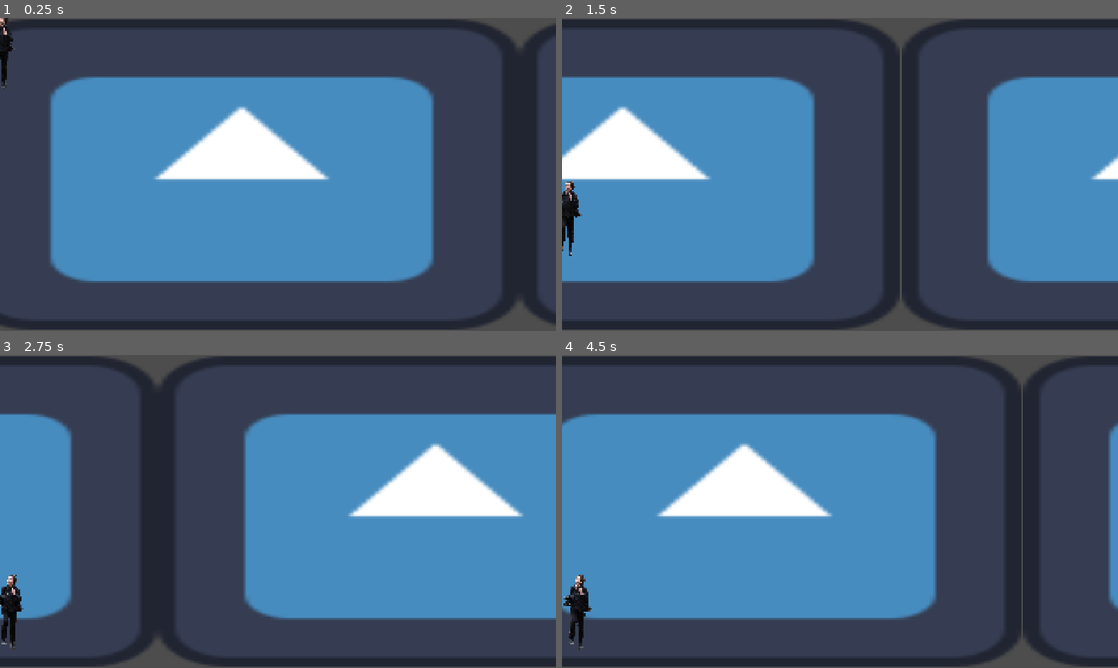
Above: before the commit, frames 1-4 (two rows, left to right).
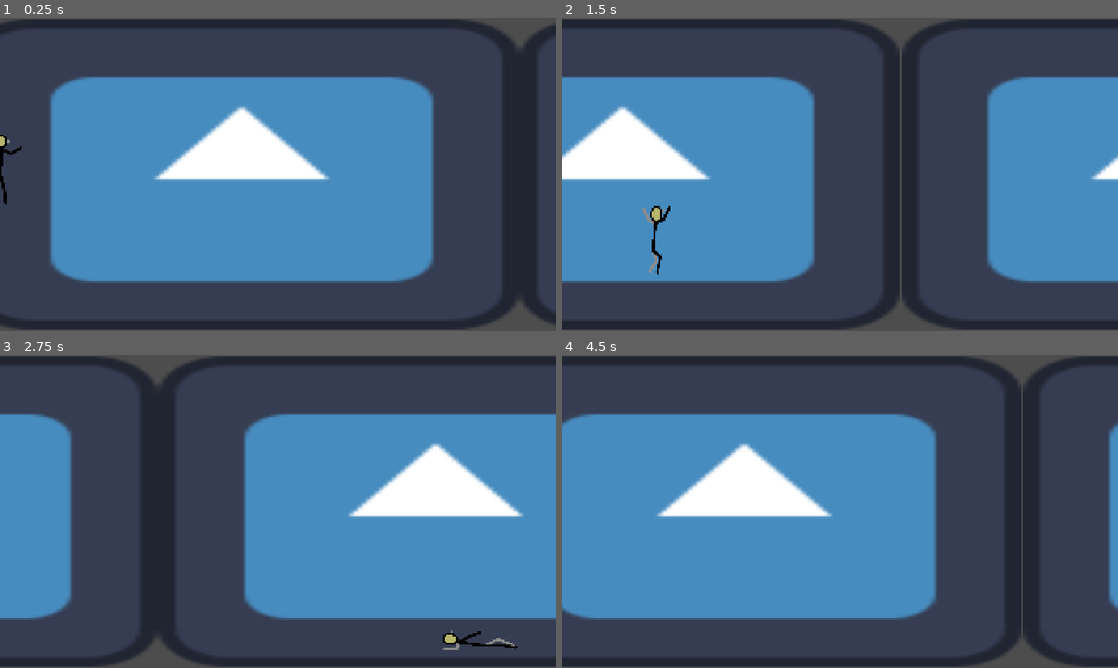
Above: after the commit, the same moments.

Repository: Ahzzak/Enjam2026_Grp5
Game: Godot game, scene res://scenes/world.tscn
Same seed, same stepped clock (60 frames per second), same inputs: the game is played once before the commit and once after it. The engine's default icon, where the game draws it, is replaced by a stand-in: a white triangle on a blue panel in a dark square.
Inputs:
- Up to frame 1 (0.25 s): no input
- Up to frame 2 (1.5 s): hold Ctrl (Slide) 0.53-1.28 s; tap Space (Jump) at 0.77, 0.8, 1.07, 1.35 s
- Up to frame 3 (2.75 s): tap Space (Jump) at 1.52, 1.82, 2.3 s; tap Ctrl (Slide) at 1.55 s; hold D (MoveLeft, bound only before the commit) from 2.03 s (still down); hold Ctrl (Slide) from 2.03 s (still down)
- Up to frame 4 (4.5 s): release D (MoveLeft, bound only before the commit) at 2.78 s; release Ctrl (Slide) at 2.78 s; tap Ctrl (Slide) at 2.85, 4.35 s; tap Space (Jump) at 3.02, 3.32 s; hold Space (Jump) 3.53-4.28 s; hold D (MoveLeft, bound only before the commit) from 4.28 s (still down)

The runs differ from the first frame. In frame 1, 0.5% of the frame differs, in the area x 0-4%, y 0-60%; in frame 2, 0.8%; in frame 3, 0.9%, in the area x 0-94%, y 70-95%; in frame 4, 0.6%.

Commit message:
feat(player) : controler

Diff:
--- a/enjam-2026/new_script.gd
+++ /dev/null
@@ -1,13 +0,0 @@
-extends Node
-
-
-# Called when the node enters the scene tree for the first time.
-func _enter_tree() -> void:
-
-func _ready() -> void:
-	pass # Replace with function body.
-
-
-# Called every frame. 'delta' is the elapsed time since the previous frame.
-func _process(delta: float) -> void:
-	pass
--- a/enjam-2026/prefabs/player.tscn
+++ b/enjam-2026/prefabs/player.tscn
@@ -1,21 +1,114 @@
 [gd_scene format=3 uid="uid://c0o3frsrsxts4"]
 
 [ext_resource type="Script" uid="uid://c2dqnulv6s8vl" path="res://scripts/player.gd" id="1_4dohe"]
-[ext_resource type="Texture2D" uid="uid://bku4nmx6ar351" path="res://visuals/615-6151326_sad-keanu-png.png" id="1_72ieh"]
+[ext_resource type="Texture2D" uid="uid://d0r3vc2yxw26" path="res://visuals/Character/SP_Dive.png" id="2_8rb0w"]
+[ext_resource type="Texture2D" uid="uid://beh01x34vu50r" path="res://visuals/Character/SP_Fall.png" id="3_sd3sa"]
+[ext_resource type="Texture2D" uid="uid://c54r0tmprgsg2" path="res://visuals/Character/SP_Idle_1.png" id="4_m2qjg"]
+[ext_resource type="Texture2D" uid="uid://djaggm3vjnurp" path="res://visuals/Character/SP_Idle_2.png" id="5_llb5v"]
+[ext_resource type="Texture2D" uid="uid://cdijuqlqaqgph" path="res://visuals/Character/SP_Jump.png" id="6_x0bak"]
+[ext_resource type="Texture2D" uid="uid://v5vlgde7cx5b" path="res://visuals/Character/SP_Run_1.png" id="7_lulei"]
+[ext_resource type="Texture2D" uid="uid://b10f8kerkdvk1" path="res://visuals/Character/SP_Run_2.png" id="8_edtk3"]
+[ext_resource type="Texture2D" uid="uid://c4xcfsxlkgu1u" path="res://visuals/Character/SP_Run_3.png" id="9_q2wkl"]
+[ext_resource type="Texture2D" uid="uid://cdwnl0mtnmwx5" path="res://visuals/Character/SP_Run_4.png" id="10_f2e50"]
+[ext_resource type="Texture2D" uid="uid://kk57ivyboc6i" path="res://visuals/Character/SP_Slide.png" id="11_22xyk"]
 
 [sub_resource type="CapsuleShape2D" id="CapsuleShape2D_xti4w"]
-radius = 110.0
-height = 520.0
+radius = 55.0
+height = 260.0
 
-[node name="PlayerCharacter" type="CharacterBody2D" unique_id=776062280 node_paths=PackedStringArray("sprite")]
-scale = Vector2(0.5, 0.5)
+[sub_resource type="CapsuleShape2D" id="CapsuleShape2D_4dohe"]
+radius = 50.0
+height = 220.0
+
+[sub_resource type="SpriteFrames" id="SpriteFrames_stj53"]
+animations = [{
+"frames": [{
+"duration": 1.0,
+"texture": ExtResource("2_8rb0w")
+}],
+"loop": 1,
+"name": &"dive",
+"speed": 5.0
+}, {
+"frames": [{
+"duration": 1.0,
+"texture": ExtResource("3_sd3sa")
+}],
+"loop": 1,
+"name": &"fall",
+"speed": 5.0
+}, {
+"frames": [{
+"duration": 1.0,
+"texture": ExtResource("4_m2qjg")
+}, {
+"duration": 1.0,
+"texture": ExtResource("5_llb5v")
+}],
+"loop": 1,
+"name": &"idle",
+"speed": 3.0
+}, {
+"frames": [{
+"duration": 1.0,
+"texture": ExtResource("6_x0bak")
+}],
+"loop": 1,
+"name": &"jump",
+"speed": 5.0
+}, {
+"frames": [{
+"duration": 1.0,
+"texture": ExtResource("7_lulei")
+}, {
+"duration": 1.0,
+"texture": ExtResource("8_edtk3")
+}, {
+"duration": 1.0,
+"texture": ExtResource("9_q2wkl")
+}, {
+"duration": 1.0,
+"texture": ExtResource("10_f2e50")
+}],
+"loop": 1,
+"name": &"run",
+"speed": 12.0
+}, {
+"frames": [{
+"duration": 1.0,
+"texture": ExtResource("11_22xyk")
+}],
+"loop": 1,
+"name": &"slide",
+"speed": 5.0
+}]
+
+[sub_resource type="RectangleShape2D" id="RectangleShape2D_stj53"]
+size = Vector2(100, 150)
+
+[node name="PlayerCharacter" type="CharacterBody2D" unique_id=776062280]
 script = ExtResource("1_4dohe")
-sprite = NodePath("Sprite2D")
 
-[node name="Sprite2D" type="Sprite2D" parent="." unique_id=749314132]
-position = Vector2(-1, 0)
-scale = Vector2(0.2, 0.2)
-texture = ExtResource("1_72ieh")
+[node name="StandShape" type="CollisionShape2D" parent="." unique_id=1606157982]
+position = Vector2(0, -130)
+shape = SubResource("CapsuleShape2D_xti4w")
 
-[node name="CollisionShape2D" type="CollisionShape2D" parent="." unique_id=1606157982]
-shape = SubResource("CapsuleShape2D_xti4w")
+[node name="SlideShape" type="CollisionShape2D" parent="." unique_id=770211664]
+position = Vector2(0, -50)
+rotation = 1.5707964
+shape = SubResource("CapsuleShape2D_4dohe")
+disabled = true
+
+[node name="Visual" type="Node2D" parent="." unique_id=418003249]
+
+[node name="Sprite" type="AnimatedSprite2D" parent="Visual" unique_id=226771862]
+sprite_frames = SubResource("SpriteFrames_stj53")
+animation = &"idle"
+autoplay = "idle"
+frame_progress = 0.44645125
+offset = Vector2(0, -128)
+
+[node name="CeilingCheck" type="ShapeCast2D" parent="." unique_id=280805867]
+position = Vector2(0, -185)
+shape = SubResource("RectangleShape2D_stj53")
+target_position = Vector2(0, 0)
--- a/enjam-2026/project.godot
+++ b/enjam-2026/project.godot
@@ -24,13 +24,13 @@
 
 [input]
 
-MoveLeft={
+Stop={
 "deadzone": 0.2,
-"events": [Object(InputEventKey,"resource_local_to_scene":fa …(141 unchanged characters)… ":false,"keycode":0,"physical_keycode":68,"key_label":0,"unicode":100,"location":0,"echo":false,"script":null)
+"events": [Object(InputEventKey,"resource_local_to_scene":fa …(141 unchanged characters)… ":false,"keycode":0,"physical_keycode":65,"key_label":0,"unicode":113,"location":0,"echo":false,"script":null)
 , Object(InputEventKey,"resource_local_to_scene":false,"resource_name":"","device":-1,"window_id":0,"alt_pressed":false …(186 unchanged characters)…
 ]
 }
-MoveRight={
+Run={
 "deadzone": 0.2,
 "events": [Object(InputEventKey,"resource_local_to_scene":false,"resource_name":"","device":-1,"window_id":0,"alt_press …(192 unchanged characters)…
 , Object(InputEventKey,"resource_local_to_scene":false,"resource_name":"","device":-1,"window_id":0,"alt_pressed":false …(186 unchanged characters)…
--- /dev/null
+++ b/enjam-2026/scenes/player_sandbox.tscn
@@ -0,0 +1,60 @@
+[gd_scene format=3 uid="uid://bl8ffqiouers8"]
+
+[ext_resource type="PackedScene" uid="uid://c0o3frsrsxts4" path="res://prefabs/player.tscn" id="1_4d21g"]
+[ext_resource type="Script" uid="uid://bhxnd15of8akm" path="res://scripts/player_sandbox.gd" id="1_6twx4"]
+[ext_resource type="Texture2D" uid="uid://q5hq7v7s00g" path="res://icon.svg" id="3_yla5c"]
+[ext_resource type="Script" uid="uid://cg7r1nj3beiwb" path="res://scripts/run_camera.gd" id="4_6bre8"]
+
+[sub_resource type="WorldBoundaryShape2D" id="WorldBoundaryShape2D_6twx4"]
+
+[sub_resource type="RectangleShape2D" id="RectangleShape2D_1jsjn"]
+size = Vector2(300, 40)
+
+[sub_resource type="RectangleShape2D" id="RectangleShape2D_lquo2"]
+size = Vector2(400, 40)
+
+[node name="PlayerSandbox" type="Node2D" unique_id=1608617610 node_paths=PackedStringArray("player")]
+script = ExtResource("1_6twx4")
+player = NodePath("PlayerCharacter")
+
+[node name="Parallax2D" type="Parallax2D" parent="." unique_id=487314904]
+repeat_size = Vector2(1920, 0)
+
+[node name="Sprite2D" type="Sprite2D" parent="Parallax2D" unique_id=547097549]
+position = Vector2(960, 540)
+scale = Vector2(14.984374, 8.390625)
+texture = ExtResource("3_yla5c")
+
+[node name="PlayerCharacter" parent="." unique_id=776062280 instance=ExtResource("1_4d21g")]
+position = Vector2(400, 1000)
+
+[node name="Camera2D" type="Camera2D" parent="." unique_id=243611695 node_paths=PackedStringArray("player")]
+anchor_mode = 0
+script = ExtResource("4_6bre8")
+player = NodePath("../PlayerCharacter")
+
+[node name="Floor" type="StaticBody2D" parent="." unique_id=1022299534]
+
+[node name="CollisionShape2D" type="CollisionShape2D" parent="Floor" unique_id=1248932675]
+position = Vector2(0, 1020)
+shape = SubResource("WorldBoundaryShape2D_6twx4")
+
+[node name="Platform" type="StaticBody2D" parent="." unique_id=129069597]
+
+[node name="CollisionShape2D" type="CollisionShape2D" parent="Platform" unique_id=2084894293]
+position = Vector2(800, 637.11)
+shape = SubResource("RectangleShape2D_1jsjn")
+one_way_collision = true
+
+[node name="Platform2" type="StaticBody2D" parent="." unique_id=359821409]
+
+[node name="CollisionShape2D" type="CollisionShape2D" parent="Platform2" unique_id=1396905829]
+position = Vector2(800, 251)
+shape = SubResource("RectangleShape2D_1jsjn")
+one_way_collision = true
+
+[node name="LowPlatform" type="StaticBody2D" parent="." unique_id=1387572212]
+
+[node name="CollisionShape2D" type="CollisionShape2D" parent="LowPlatform" unique_id=1059849259]
+position = Vector2(1500, 840)
+shape = SubResource("RectangleShape2D_lquo2")
--- a/enjam-2026/scripts/player.gd
+++ b/enjam-2026/scripts/player.gd
@@ -1,39 +1,270 @@
+class_name Player
 extends CharacterBody2D
 
-@export var sprite : Sprite2D
-
-const SPEED = 400.0
-const JUMP_VELOCITY = -1500.0
-const GRAVITY = Vector2(0.0,3500.0)
-
-var is_moving : bool = false
+signal run_released
+signal run_resumed
+
+enum State { RUN, AIR, SLIDE, DIVE }
+
+const OFFSET_TOLERANCE := 1.0
+
+@export_group("Course")
+@export_range(0, 3000, 10, "suffix:px/s") var run_speed: float = 800.0
+
+@export_group("Saut")
+@export_range(0, 1000, 1, "suffix:px") var jump_height: float = 440.0
+@export_range(0, 1000, 1, "suffix:px") var min_jump_height: float = 110.0
+@export_range(0.05, 2.0, 0.01, "suffix:s") var time_to_apex: float = 0.3
+@export_range(0.05, 2.0, 0.01, "suffix:s") var time_to_land: float = 0.2
+
+@export_group("Slide")
+@export_range(0, 1000, 1, "suffix:px") var slide_boost_distance: float = 250.0
+@export_range(0.05, 2.0, 0.01, "suffix:s") var slide_boost_time: float = 0.4
+## Fraction de run_speed utilisée pour revenir à l'ancre.
+@export_range(0.0, 1.0, 0.01) var anchor_return_ratio: float = 0.35
+@export_range(0, 6000, 10, "suffix:px/s") var dive_speed: float = 2500.0
+@export_range(0, 1000, 1, "suffix:px") var slide_jump_boost_distance: float = 150.0
+## Avance max devant l'ancre.
+@export_range(0, 1500, 1, "suffix:px") var max_boost_offset: float = 1100.0
+## Recul max derrière l'ancre avant que le slide s'arrête.
+@export_range(0, 1000, 1, "suffix:px") var max_slide_lag: float = 0.0
+
+@export_group("Tolérances")
+@export_range(0.0, 0.5, 0.01, "suffix:s") var jump_buffer_time: float = 0.12
+@export_range(0.0, 0.5, 0.01, "suffix:s") var coyote_time: float = 0.1
+
+@export_group("Juice")
+@export var jump_stretch: Vector2 = Vector2(0.75, 1.3)
+@export var land_squash: Vector2 = Vector2(1.3, 0.7)
+@export var slide_squash: Vector2 = Vector2(1.25, 0.85)
+@export_range(0.01, 1.0, 0.01, "suffix:s") var squash_duration: float = 0.51
+
+var jump_gravity: float:
+	get:
+		return 2.0 * jump_height / (time_to_apex * time_to_apex)
+
+var fall_gravity: float:
+	get:
+		return 2.0 * jump_height / (time_to_land * time_to_land)
+
+var jump_speed: float:
+	get:
+		return 2.0 * jump_height / time_to_apex
+
+var min_jump_speed: float:
+	get:
+		return sqrt(2.0 * jump_gravity * min_jump_height)
+
+var slide_deceleration: float:
+	get:
+		return 2.0 * slide_boost_distance / (slide_boost_time * slide_boost_time)
+
+var state: State = State.RUN:
+	set(value):
+		if value == state:
+			return
+		_exit_state(state)
+		state = value
+		_enter_state(state)
+
+var is_running: bool = false
+
+## Position de course, calée sur la musique. La caméra la suit.
+var anchor_x: float:
+	get:
+		return _anchor_x
+
+var _time_since_jump_press: float = INF
+var _time_since_on_floor: float = INF
+var _anchor_x: float
+var _boost_speed: float = 0.0
+var _has_started: bool = false
+var _slide_exhausted: bool = false
+var _squash_tween: Tween
+
+var _anchor_offset: float:
+	get:
+		return position.x - _anchor_x
+
+@onready var _visual: Node2D = $Visual
+@onready var _stand_shape: CollisionShape2D = $StandShape
+@onready var _slide_shape: CollisionShape2D = $SlideShape
+@onready var _ceiling_check: ShapeCast2D = $CeilingCheck
+@onready var _sprite: AnimatedSprite2D = $Visual/Sprite
+
 
 func _ready() -> void:
-	flip_loop()
+	_anchor_x = position.x
+
+
+func _unhandled_input(event: InputEvent) -> void:
+	if event.is_action_pressed("Jump"):
+		_time_since_jump_press = 0.0
+
 
 func _physics_process(delta: float) -> void:
-	# Add the gravity.
+	_update_run_input()
+	match state:
+		State.RUN:
+			_physics_run(delta)
+		State.AIR:
+			_physics_air(delta)
+		State.SLIDE:
+			_physics_slide(delta)
+		State.DIVE:
+			_physics_dive(delta)
+
+	_update_horizontal(delta)
+	var was_on_floor := is_on_floor()
+	move_and_slide()
+	if is_on_floor() and not was_on_floor:
+		_handle_landing()
+	_update_animation()
+
+	_time_since_jump_press += delta
+	if is_on_floor():
+		_time_since_on_floor = 0.0
+	else:
+		_time_since_on_floor += delta
+
+
+func _update_run_input() -> void:
+	var pressed := Input.is_action_pressed("Run")
+	if pressed == is_running:
+		return
+	is_running = pressed
+	if is_running:
+		_has_started = true
+		run_resumed.emit()
+	else:
+		run_released.emit()
+
+
+func _physics_run(_delta: float) -> void:
+	if not Input.is_action_pressed("Slide"):
+		_slide_exhausted = false
+	if _try_jump():
+		return
 	if not is_on_floor():
-		velocity += GRAVITY * delta
-
-	# Handle jump.
-	if Input.is_action_just_pressed("Jump") and is_on_floor():
-		velocity.y = JUMP_VELOCITY
-
-	# Get the input direction and handle the movement/deceleration.
-	# As good practice, you should replace UI actions with custom gameplay actions.
-	var direction := Input.get_axis("MoveLeft", "MoveRight")
-	if direction:
-		velocity.x = direction * SPEED
-		is_moving = true
-	else:
-		velocity.x = move_toward(velocity.x, 12, SPEED)
-		is_moving = false
-
-	move_and_slide()
-
-func flip_loop():
-	await get_tree().create_timer(0.5).timeout
-	if is_moving:
-		sprite.flip_h = !sprite.flip_h
-	flip_loop()
+		state = State.AIR
+	elif Input.is_action_pressed("Slide") and not _slide_exhausted:
+		state = State.SLIDE
+
+
+func _physics_air(delta: float) -> void:
+	if _try_jump():
+		return
+	if Input.is_action_just_pressed("Slide"):
+		state = State.DIVE
+		return
+	if velocity.y < -min_jump_speed and not Input.is_action_pressed("Jump"):
+		velocity.y = -min_jump_speed
+	var current_gravity: float
+	if velocity.y < 0.0:
+		current_gravity = jump_gravity
+	else:
+		current_gravity = fall_gravity
+	velocity.y += current_gravity * delta
+	if is_on_floor():
+		state = State.RUN
+
+
+func _physics_slide(_delta: float) -> void:
+	var can_stand_up := _can_stand_up()
+	if can_stand_up and _try_jump():
+		_add_boost(slide_jump_boost_distance)
+		return
+	var exhausted := _has_started and _boost_speed <= 0.0 \
+		and _anchor_offset <= -max_slide_lag + OFFSET_TOLERANCE
+	if not is_on_floor():
+		state = State.AIR
+	elif (exhausted or not Input.is_action_pressed("Slide")) and can_stand_up:
+		_slide_exhausted = exhausted
+		state = State.RUN
+
+
+func _physics_dive(_delta: float) -> void:
+	velocity.y = dive_speed
+	if is_on_floor():
+		state = State.SLIDE
+
+
+func _try_jump() -> bool:
+	var wants_jump := _time_since_jump_press <= jump_buffer_time
+	var can_jump := _time_since_on_floor <= coyote_time
+	if not (wants_jump and can_jump):
+		return false
+	velocity.y = -jump_speed
+	_time_since_jump_press = INF
+	_time_since_on_floor = INF
+	state = State.AIR
+	_squash(jump_stretch)
+	return true
+
+
+func _can_stand_up() -> bool:
+	_ceiling_check.force_shapecast_update()
+	return not _ceiling_check.is_colliding()
+
+
+func _update_horizontal(delta: float) -> void:
+	var speed := run_speed if _has_started else 0.0
+	if _boost_speed > 0.0:
+		velocity.x = speed + _boost_speed
+		_boost_speed = maxf(_boost_speed - slide_deceleration * delta, 0.0)
+	else:
+		var return_speed := run_speed * anchor_return_ratio
+		var target_offset := -max_slide_lag if state == State.SLIDE and _has_started else 0.0
+		velocity.x = speed + clampf((target_offset - _anchor_offset) / delta, -return_speed, return_speed)
+	_anchor_x += speed * delta
+
+
+func _add_boost(distance: float) -> void:
+	if slide_deceleration <= 0.0:
+		return
+	var remaining := _boost_speed * _boost_speed / (2.0 * slide_deceleration)
+	var room := maxf(max_boost_offset - _anchor_offset - remaining, 0.0)
+	var added := minf(distance, room)
+	_boost_speed = sqrt(_boost_speed * _boost_speed + 2.0 * slide_deceleration * added)
+
+
+func _update_animation() -> void:
+	match state:
+		State.RUN:
+			_sprite.play("run" if _has_started else "idle")
+		State.AIR:
+			_sprite.play("jump" if velocity.y < 0.0 else "fall")
+		State.SLIDE:
+			_sprite.play("slide")
+		State.DIVE:
+			_sprite.play("dive")
+
+
+func _handle_landing() -> void:
+	_squash(land_squash)
+
+
+func _squash(amount: Vector2) -> void:
+	if _squash_tween:
+		_squash_tween.kill()
+	_visual.scale = amount
+	_squash_tween = create_tween().set_trans(Tween.TRANS_BACK).set_ease(Tween.EASE_OUT)
+	_squash_tween.tween_property(_visual, "scale", Vector2.ONE, squash_duration)
+
+
+func _enter_state(new_state: State) -> void:
+	match new_state:
+		State.SLIDE:
+			_squash(slide_squash)
+			_add_boost(slide_boost_distance)
+			_stand_shape.disabled = true
+			_slide_shape.disabled = false
+		State.DIVE:
+			velocity.y = dive_speed
+
+
+func _exit_state(old_state: State) -> void:
+	match old_state:
+		State.SLIDE:
+			_stand_shape.disabled = false
+			_slide_shape.disabled = true
--- /dev/null
+++ b/enjam-2026/scripts/player_sandbox.gd
@@ -0,0 +1,16 @@
+extends Node2D
+
+@export var player: Player
+
+
+func _ready() -> void:
+	player.run_released.connect(_on_player_run_released)
+	player.run_resumed.connect(_on_player_run_resumed)
+
+
+func _on_player_run_released() -> void:
+	print("D lâché !")
+
+
+func _on_player_run_resumed() -> void:
+	print("D réappuyé !")
--- /dev/null
+++ b/enjam-2026/scripts/run_camera.gd
@@ -0,0 +1,13 @@
+class_name RunCamera
+extends Camera2D
+
+@export var player: Player
+## 0 : suit l'ancre, 1 : suit le perso.
+@export_range(0.0, 1.0, 0.01) var follow_player: float = 0.0
+## Position à l'écran du point suivi, depuis le bord gauche.
+@export_range(0, 1920, 1, "suffix:px") var screen_x: float = 400.0
+
+
+func _physics_process(_delta: float) -> void:
+	var followed_x := lerpf(player.anchor_x, player.position.x, follow_player)
+	position.x = followed_x - screen_x
Not shown, removed: enjam-2026/new_script.gd.uid
Not shown, added: enjam-2026/scripts/player_sandbox.gd.uid
Not shown, added: enjam-2026/scripts/run_camera.gd.uid
Binary file added: enjam-2026/visuals/Character/SP_Dive.png
Not shown, added: enjam-2026/visuals/Character/SP_Dive.png.import
Binary file added: enjam-2026/visuals/Character/SP_Fall.png
Not shown, added: enjam-2026/visuals/Character/SP_Fall.png.import
Binary file added: enjam-2026/visuals/Character/SP_Idle_1.png
Not shown, added: enjam-2026/visuals/Character/SP_Idle_1.png.import
Binary file added: enjam-2026/visuals/Character/SP_Idle_2.png
Not shown, added: enjam-2026/visuals/Character/SP_Idle_2.png.import
Binary file added: enjam-2026/visuals/Character/SP_Jump.png
(and 11 more such lines)
